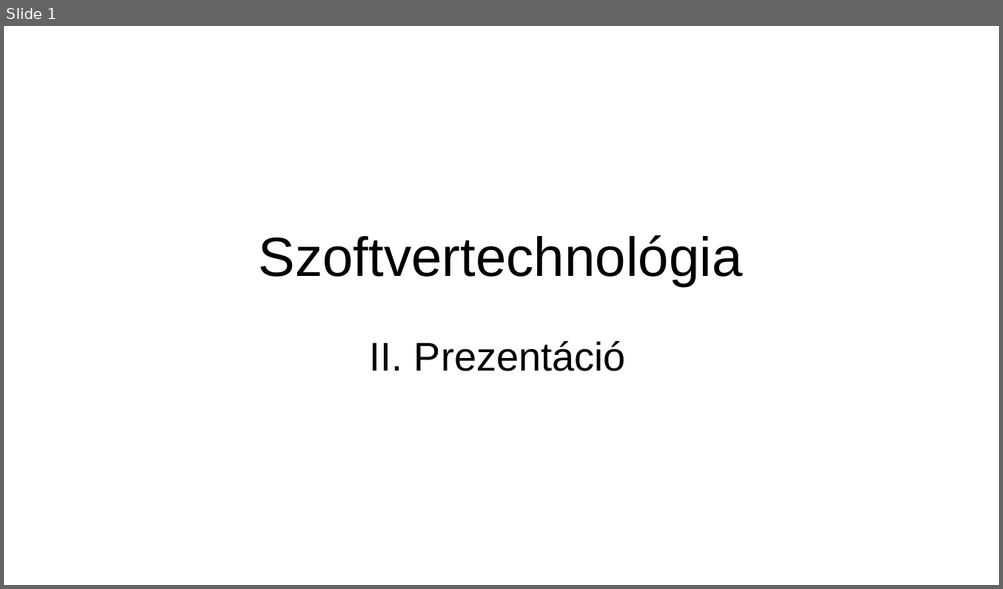
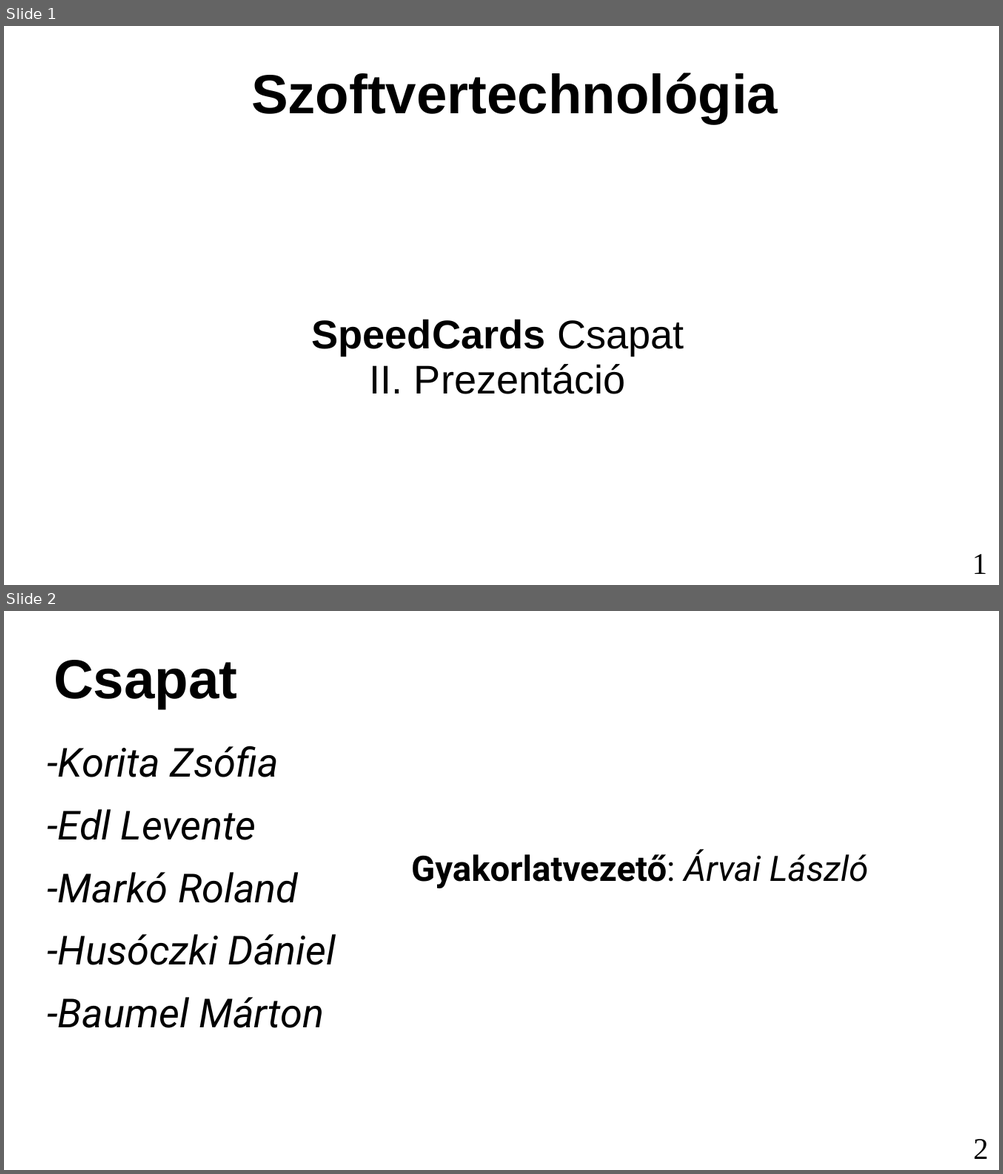
Before and after one commit to marcibaumel/SpeedCards, a slide deck: Mails/prezi2.ppt. Shown one above the other, each under a label of ours: slide 1 before the commit, slides 1 and 2 after it. The pictures are 1003x589 and 1003x1174 pixels, drawn with LibreOffice and Linux fonts; fonts in the diff are those of the drawing. Boxes give left, top, right and bottom in pixels: in the first picture for what was removed or moved away, otherwise in the second. Text is boxed around its words. In the diff, an @@ line names an element or a change of style, - is before the commit and + after.

```diff
--- a/Mails/prezi2.ppt
+++ b/Mails/prezi2.ppt
@@ slide 2 added at (4, 611, 999, 1170), background #FFFFFF @@
@@ title added at (54, 660, 237, 709), 44 pt, text #000000, bold @@
+Csapat
@@ text added at (47, 746, 336, 1028), 32 pt, text #000000, italic @@
+-Korita Zsófia
+-Edl Levente
+-Markó Roland
+-Husóczki Dániel
+-Baumel Márton
@@ text added at (411, 849, 868, 889), 28 pt, text #000000, bold @@
+Gyakorlatvezető: Árvai László
@@ page number added at (973, 1139, 987, 1159), 24 pt, text #000000 @@
+2
@@ slide 1 changed as well @@
@@ title "Szoftvertechnológia": place and size @@
-title "Szoftvertechnológia" at (259, 235, 743, 286)
+title "Szoftvertechnológia" at (251, 73, 777, 124)
@@ title "Szoftvertechnológia" at (251, 73, 777, 124): bold on @@
@@ subtitle at (311, 319, 684, 356): paragraph added @@
+SpeedCards Csapat
@@ page number added at (972, 554, 987, 574), 24 pt, text #000000 @@
+1
```
Also in this commit, not shown: 9 other slides added, 1 slide removed, 1 other file.
